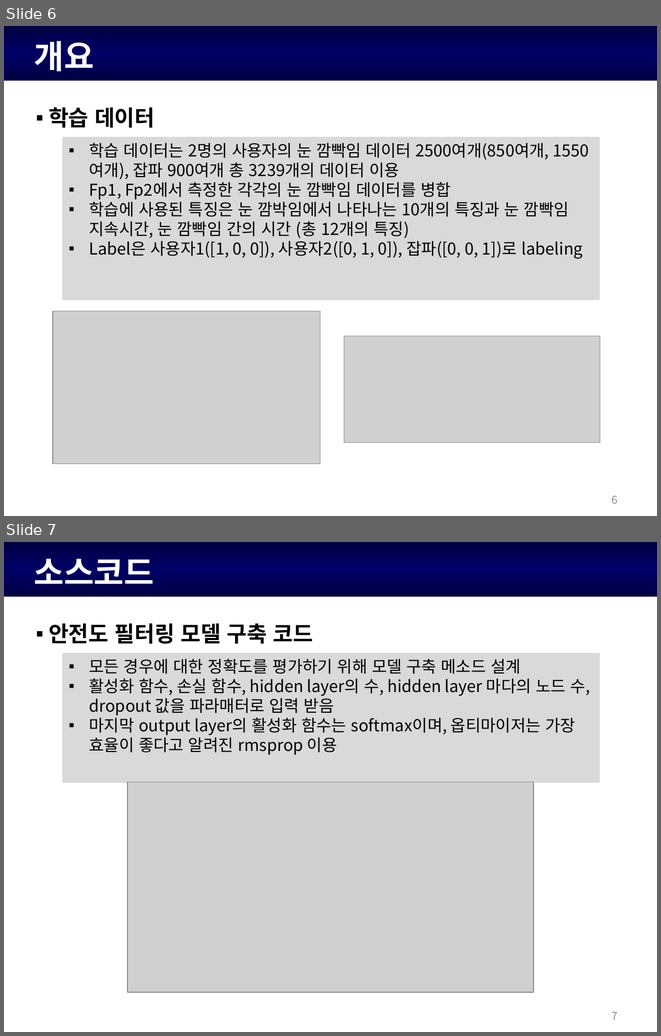
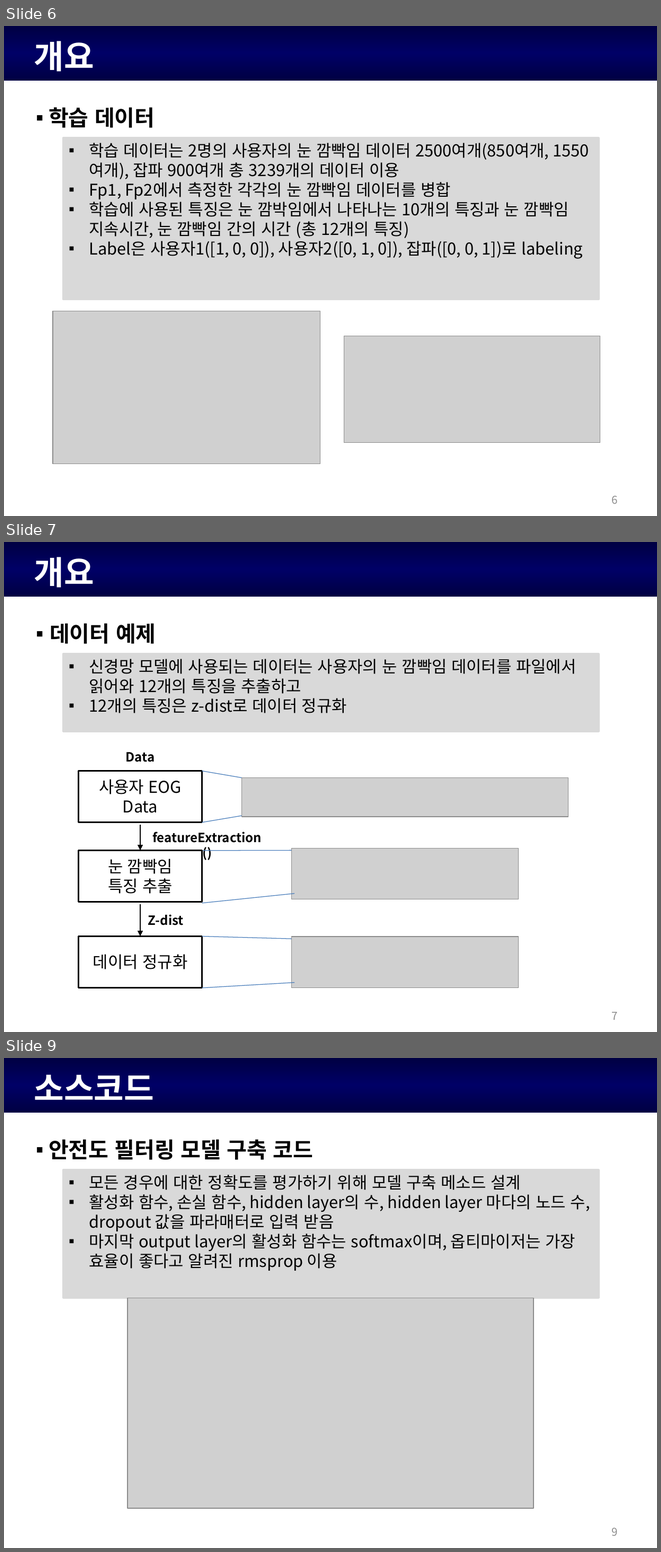
Before and after one commit to KiHyeon-Hong/EOG_filtering_model_report, a slide deck: 안전도 필터링 모델 정확도 실험.pptx. Shown one above the other, each under a label of ours: slides 6 and 7 before the commit, slides 6, 7 and 9 after it; the slides between them are not shown. The pictures are 661x1036 and 661x1552 pixels, drawn with LibreOffice and Linux fonts; fonts in the diff are those of the drawing; grey boxes stand for pictures; background and template pictures are left out. Boxes give left, top, right and bottom in pixels: in the first picture for what was removed or moved away, otherwise in the second. Text is boxed around its words. In the diff, an @@ line names an element or a change of style, - is before the commit and + after.

Commit message:
데이터 출력 및 ppt작성
데이터 출력 및 ppt작성

```diff
--- a/안전도 필터링 모델 정확도 실험.pptx
+++ b/안전도 필터링 모델 정확도 실험.pptx
@@ slide 7 added at (x1=4, y1=542, x2=657, y2=1032), background #FFFFFF; not listed: 1 template element that a slide beside it also shows @@
@@ text added at (x1=34, y1=557, x2=94, y2=588), 36 pt, text #FFFFFF, bold @@
+개요
@@ text added at (x1=50, y1=623, x2=156, y2=644), 24 pt, text #000000, bold @@
+▪ 데이터 예제
@@ rectangle added at (x1=63, y1=654, x2=599, y2=731), fill #D9D9D9, outline #D9D9D9 2 pt @@
@@ text added at (x1=89, y1=659, x2=576, y2=713), 18 pt, text #000000 @@
+▪ 신경망 모델에 사용되는 데이터는 사용자의 눈 깜빡임 데이터를 파일에서 읽어와 12개의 특징을 추출하고
+▪ 12개의 특징은 z-dist로 데이터 정규화
@@ text added at (x1=126, y1=752, x2=155, y2=762), 14 pt, text #000000, bold @@
+Data
@@ rectangle added at (x1=78, y1=770, x2=202, y2=822), fill #FFFFFF, outline #000000 2 pt @@
@@ text added at (x1=99, y1=779, x2=182, y2=813), 18 pt, text #000000 @@
+사용자 EOG
+Data
@@ line added from (202, 770) to (241, 778), #4B7EBC 0.75 pt @@
@@ picture added at (x1=241, y1=778, x2=568, y2=817) @@
@@ arrow added from (140, 824) to (140, 850), #000000 0.75 pt @@
@@ line added from (202, 822) to (241, 815), #4B7EBC 0.75 pt @@
@@ text added at (x1=152, y1=831, x2=262, y2=843), 14 pt, text #000000, bold @@
+featureExtraction()
@@ rectangle added at (x1=78, y1=850, x2=202, y2=902), fill #FFFFFF, outline #000000 2 pt @@
@@ text added at (x1=108, y1=858, x2=173, y2=893), 18 pt, text #000000 @@
+눈 깜빡임
+특징 추출
@@ line added from (203, 850) to (291, 850), #4B7EBC 0.75 pt @@
@@ picture added at (x1=291, y1=848, x2=518, y2=899) @@
@@ arrow added from (140, 904) to (140, 936), #000000 0.75 pt @@
@@ line added from (202, 903) to (294, 893), #4B7EBC 0.75 pt @@
@@ text added at (x1=148, y1=914, x2=184, y2=925), 14 pt, text #000000, bold @@
+Z-dist
@@ rectangle added at (x1=78, y1=936, x2=202, y2=987), fill #FFFFFF, outline #000000 2 pt @@
@@ line added from (202, 936) to (291, 938), #4B7EBC 0.75 pt @@
@@ picture added at (x1=291, y1=936, x2=518, y2=987) @@
@@ text added at (x1=93, y1=954, x2=187, y2=969), 18 pt, text #000000 @@
+데이터 정규화
@@ line added from (202, 987) to (294, 982), #4B7EBC 0.75 pt @@
@@ page number added at (x1=612, y1=1012, x2=618, y2=1020), 12 pt, text #8C8C8C @@
+7
@@ what was slide 7 is now slide 9 @@
@@ page number at (x1=612, y1=1528, x2=618, y2=1536): text changed @@
-7
+9
```
Also in this commit, not shown: 1 slide changed, 5 other slides added, 1 other file.
